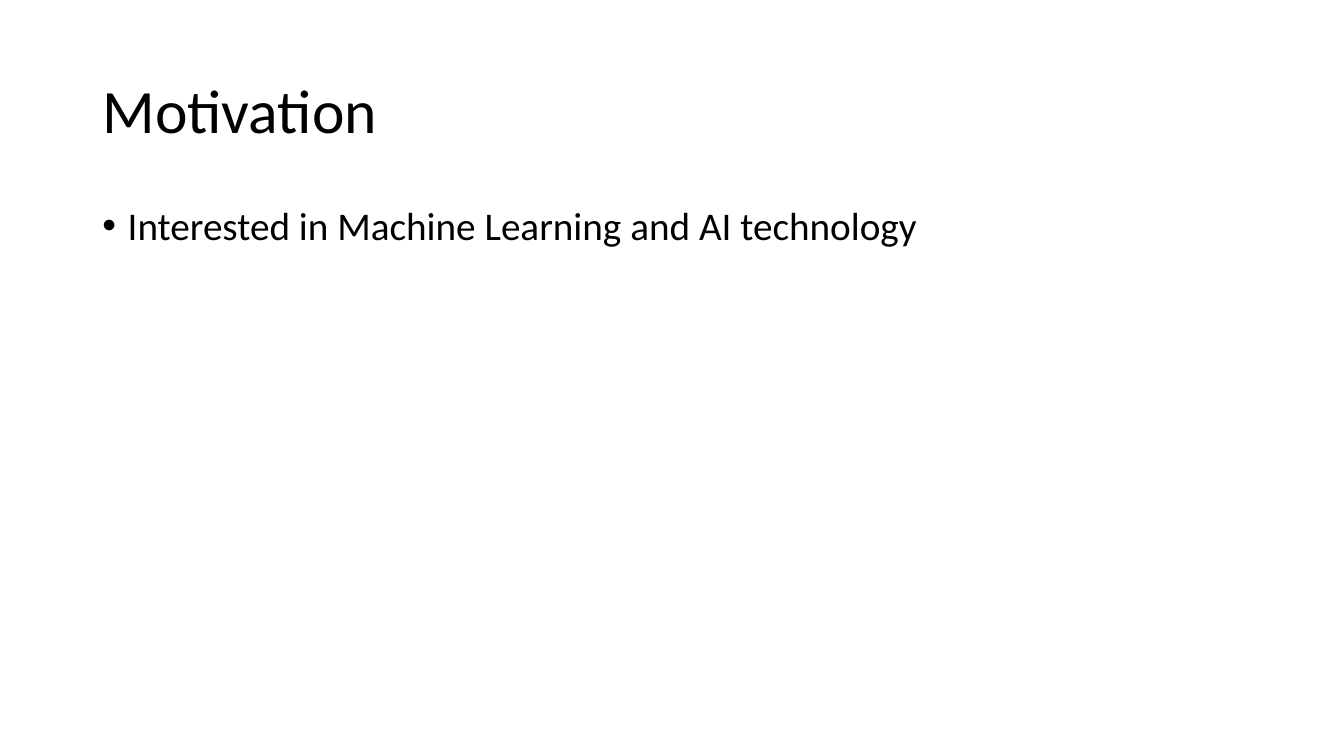
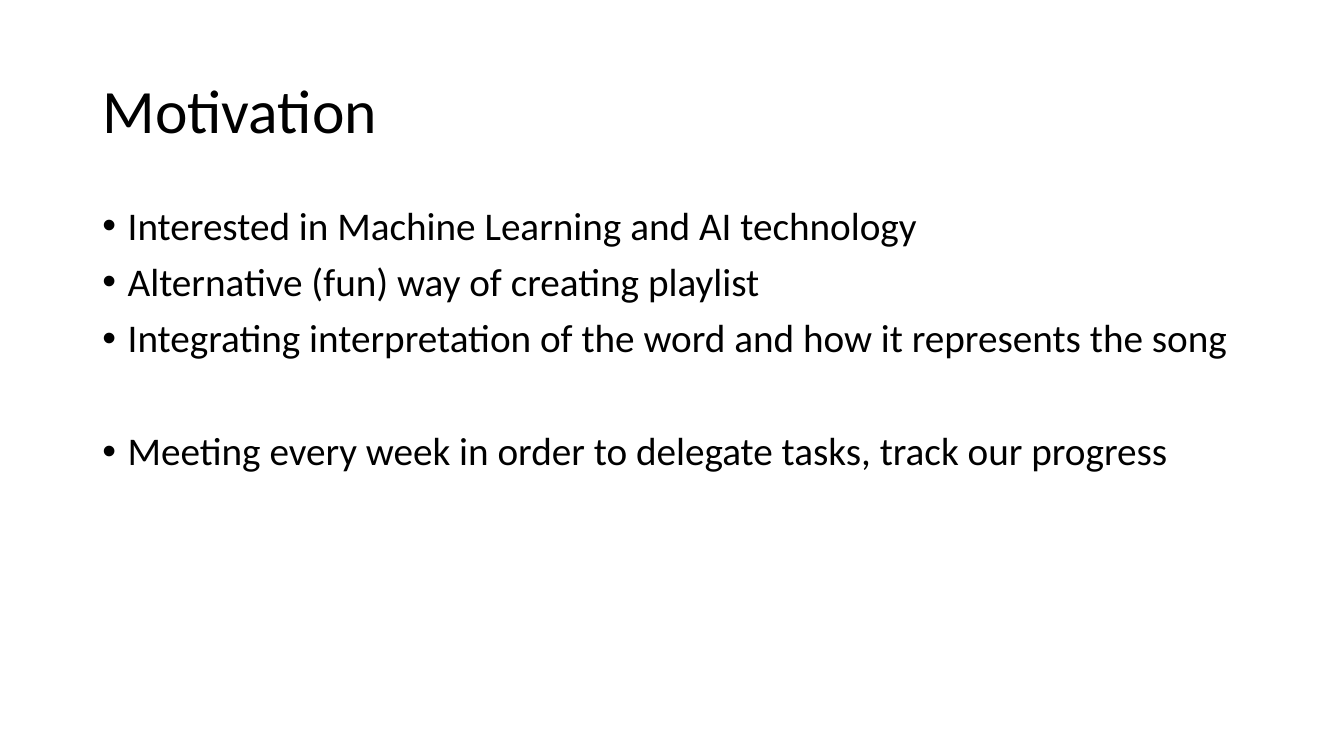
Before and after one commit to Yufei0523/322, a slide deck: slide 4 of Plan presentation.pptx (slide 2 before the commit). Drawn at 1344x756 pixels with LibreOffice and Linux fonts; fonts in the diff are those of the drawing. Boxes give left, top, right and bottom in pixels: in the first picture for what was removed or moved away, otherwise in the second. Text is boxed around its words. In the diff, an @@ line names an element or a change of style, - is before the commit and + after.

```diff
--- a/Plan presentation.pptx
+++ b/Plan presentation.pptx
@@ text at <box>128,267,1227,472</box>: paragraphs added @@
+• Alternative (fun) way of creating playlist
+• Integrating interpretation of the word and how it represents the song
+• Meeting every week in order to delegate tasks, track our progress
```
Also in this commit, not shown: 1 other slide changed, 2 slides added, 2 other files.
